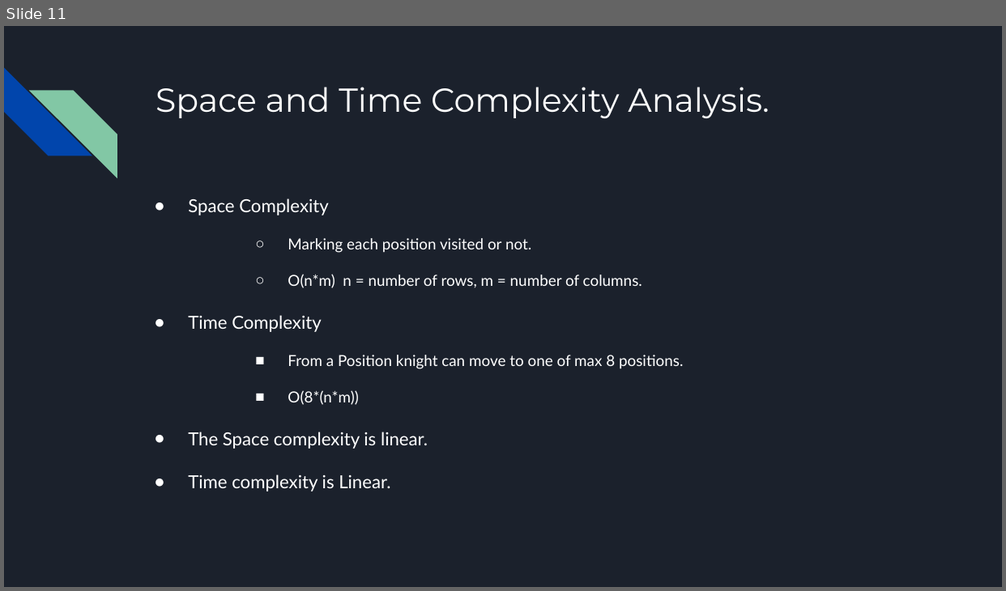
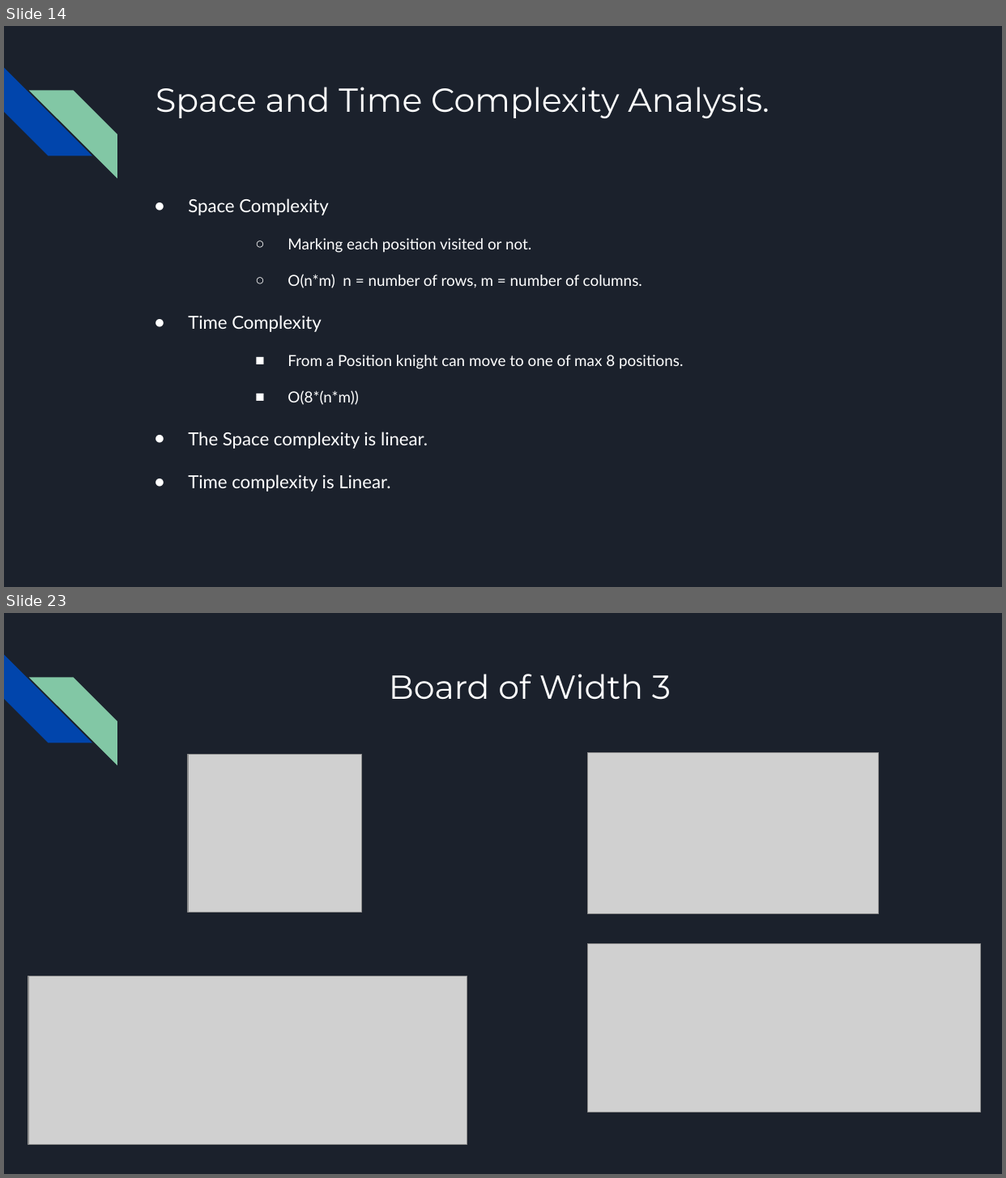
Before and after one commit to chaitanya0906/knight_tour, a slide deck: Knight's Tour.pptx. Shown one above the other, each under a label of ours: slide 11 before the commit, slides 14 and 23 after it; the slides between them are not shown. The pictures are 1006x591 and 1006x1178 pixels, drawn with LibreOffice and Linux fonts; fonts in the diff are those of the drawing; grey boxes stand for pictures. Boxes give left, top, right and bottom in pixels: in the first picture for what was removed or moved away, otherwise in the second. Text is boxed around its words. In the diff, an @@ line names an element or a change of style, - is before the commit and + after.

```diff
--- a/Knight's Tour.pptx
+++ b/Knight's Tour.pptx
@@ slide 23 added at (4, 613, 1002, 1174), background #1B212C; not listed: 2 template elements that a slide beside it also shows @@
@@ title added at (389, 674, 671, 700), 24 pt, text #FFFFFF @@
+Board of Width 3
@@ picture added at (188, 754, 361, 911) @@
@@ picture added at (588, 752, 879, 914) @@
@@ picture added at (588, 943, 981, 1112) @@
@@ picture added at (28, 976, 467, 1145) @@
@@ what was slide 11 is now slide 14 @@
```
Also in this commit, not shown: 2 slides changed, 17 other slides added, 2 slides removed, 2 other files.
